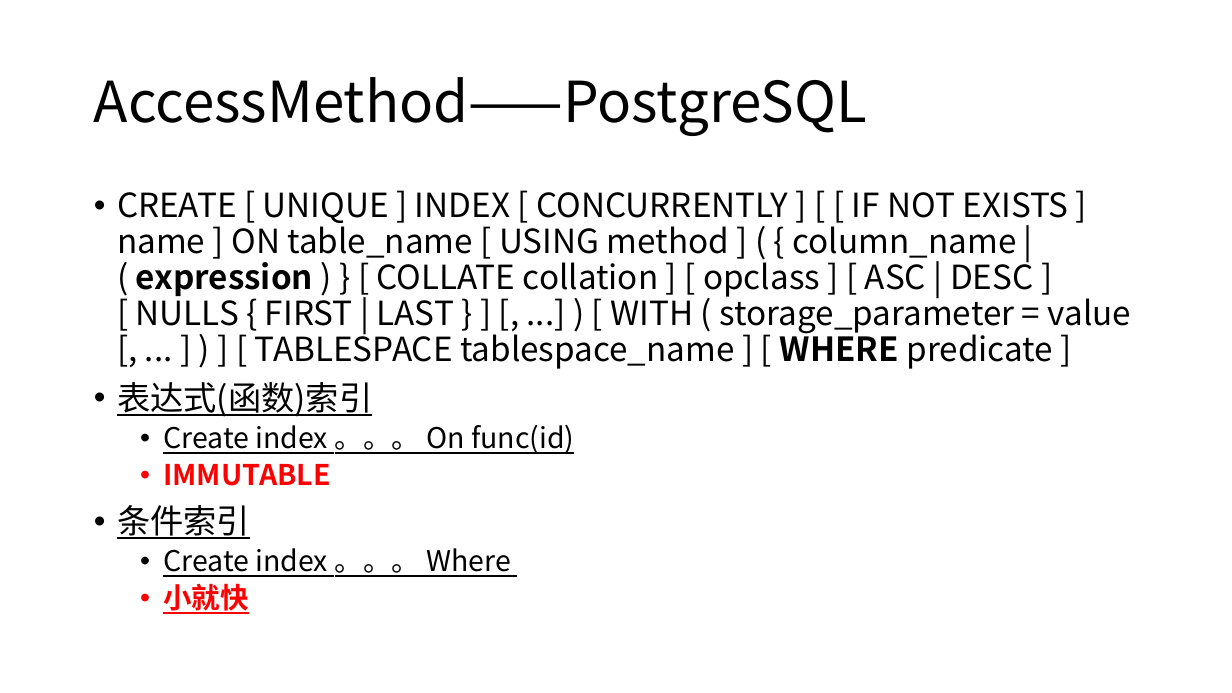
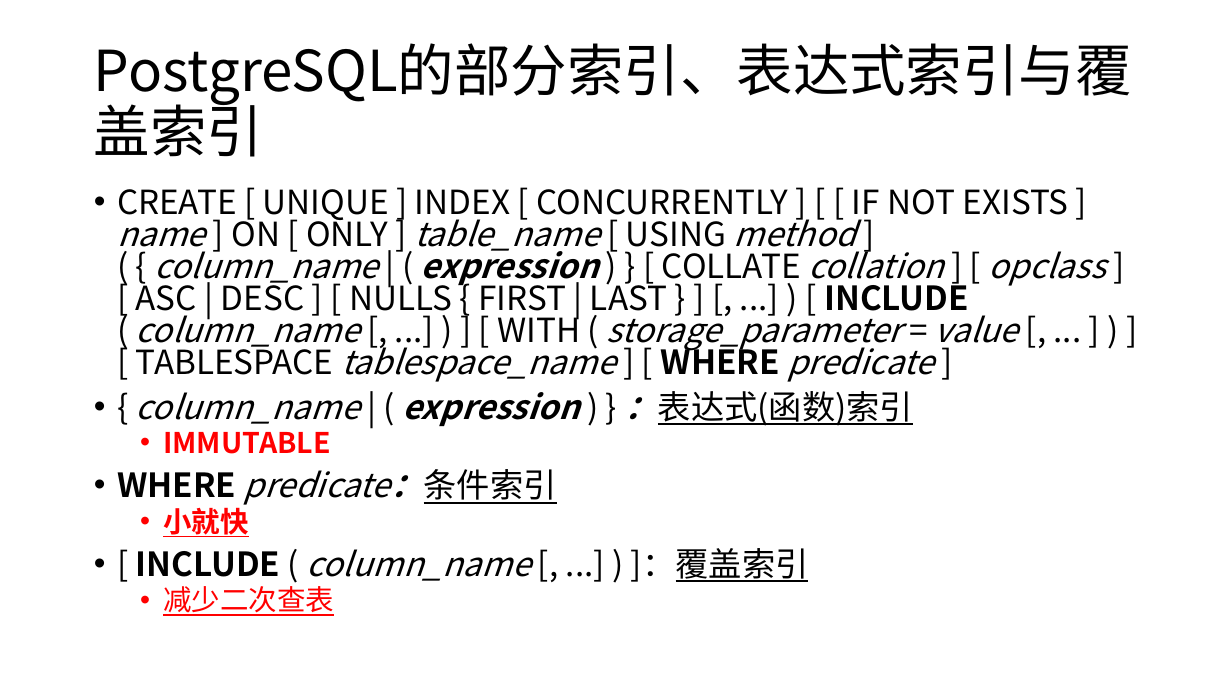
Before and after one commit to yummyliu/papers, a slide deck: slide 10 of 工作分享.pptx (slide 9 before the commit). Drawn at 1232x693 pixels with LibreOffice and Linux fonts; fonts in the diff are those of the drawing. Boxes give left, top, right and bottom in pixels: in the first picture for what was removed or moved away, otherwise in the second. Text is boxed around its words. In the diff, an @@ line names an element or a change of style, - is before the commit and + after.

Commit message:
change

```diff
--- a/工作分享.pptx
+++ b/工作分享.pptx
@@ title at [94,43,1132,157]: text changed @@
-AccessMethod——PostgreSQL
+PostgreSQL的部分索引、表达式索引与覆盖索引
@@ text at [117,189,1106,426]: text changed @@
-• CREATE [ UNIQUE ] INDEX [ CONCURRENTLY ] [ [ IF NOT EXISTS ] name ] ON table_name [ USING method ] ( { column_name | ( expression ) } [ COLLATE collation ] [ opclass ] [ ASC | DESC ] [ NULLS { FIRST | LAST } ] [, ...] ) [ WITH ( storage_parameter = value [, ... ] ) ] [ TABLESPACE tablespace_name ] [ WHERE predicate ]
-• 表达式(函数)索引
-  • Create index 。。。 On func(id)
+• CREATE [ UNIQUE ] INDEX [ CONCURRENTLY ] [ [ IF NOT EXISTS ] name ] ON [ ONLY ] table_name [ USING method ] ( { column_name | ( expression ) } [ COLLATE collation ] [ opclass ] [ ASC | DESC ] [ NULLS { FIRST | LAST } ] [, ...] ) [ INCLUDE ( column_name [, ...] ) ] [ WITH ( storage_parameter = value [, ... ] ) ] [ TABLESPACE tablespace_name ] [ WHERE predicate ]
+• { column_name | ( expression ) } ：表达式(函数)索引
@@ text at [163,432,330,537]: line spacing 0.9 to 0.8 @@
@@ text at [117,469,557,505]: text changed; size 22.2 to 25.9 pt; italic on @@
-• 条件索引
-  • Create index 。。。 Where
+• WHERE predicate：条件索引
@@ text at [136,548,809,616]: paragraphs added @@
+• [ INCLUDE ( column_name [, ...] ) ]：覆盖索引
+  • 减少二次查表
```
Also in this commit, not shown: 23 other slides changed, 11 slides added, 3 slides removed.
